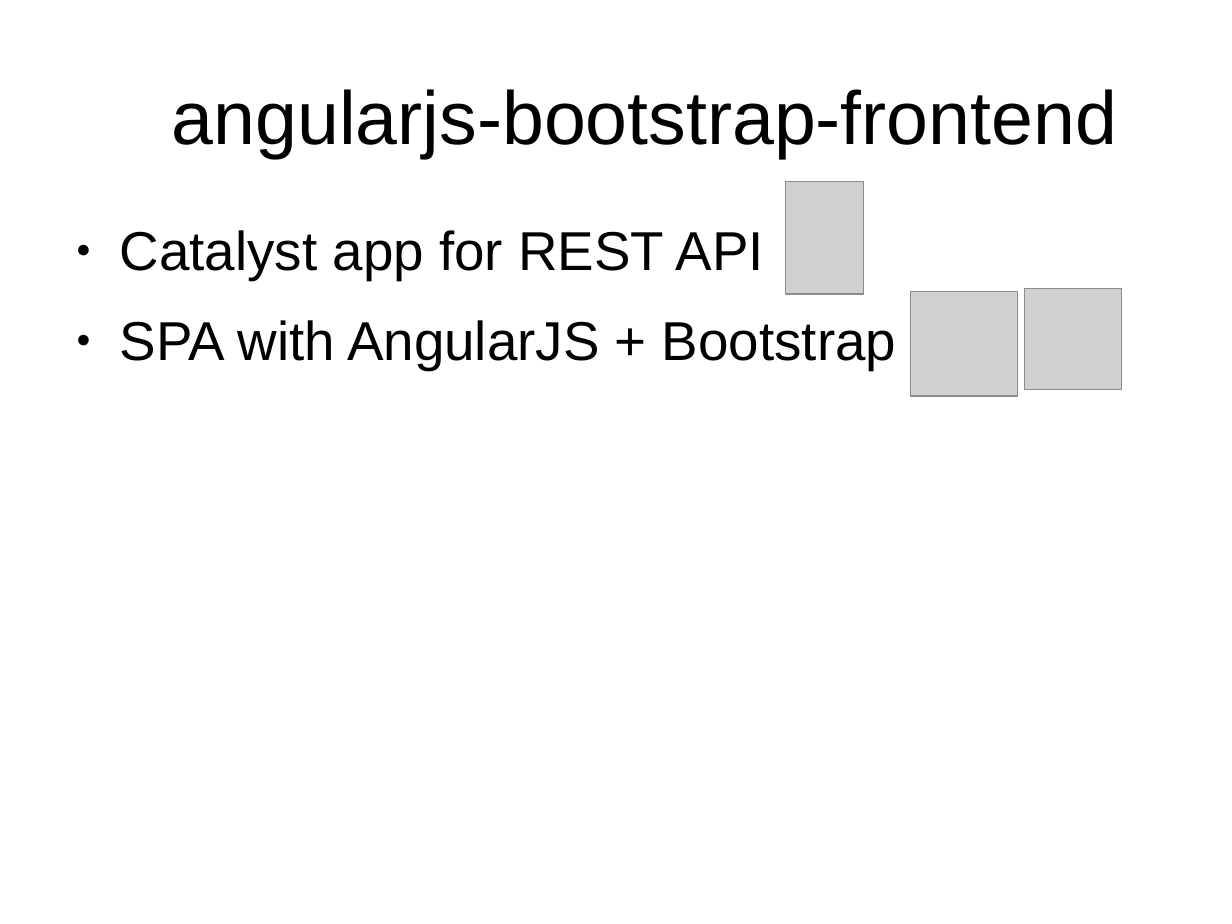
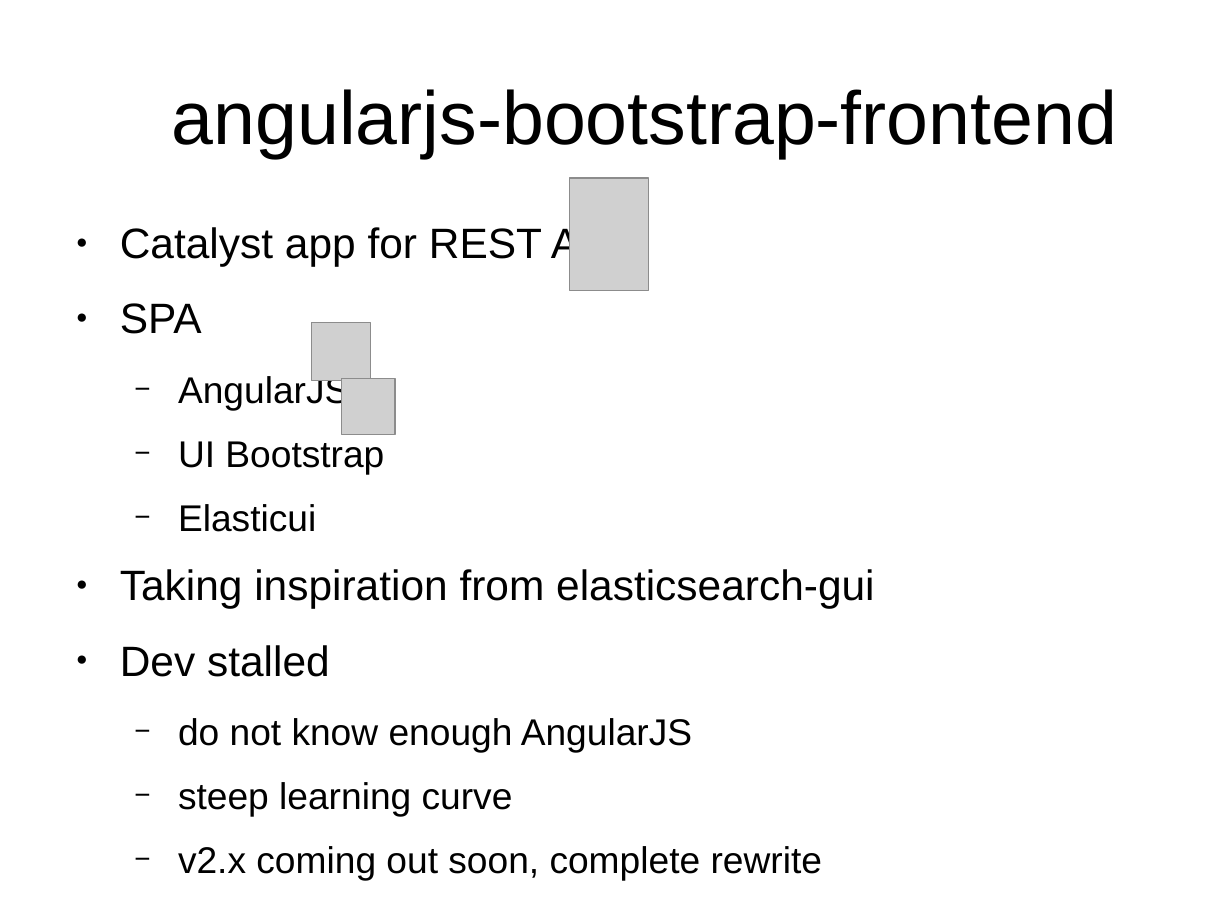
Before and after one commit to Ensembl/trackhub-registry, a slide deck: slide 24 of docs/code_review_07-05-15/talk.odp. Drawn at 1232x924 pixels with LibreOffice and Linux fonts; fonts in the diff are those of the drawing; grey boxes stand for pictures; background and template pictures are left out. Boxes give left, top, right and bottom in pixels: in the first picture for what was removed or moved away, otherwise in the second. Text is boxed around its words. In the diff, an @@ line names an element or a change of style, - is before the commit and + after.

Commit message:
Discuss the angularjs front-end repo.

```diff
--- a/docs/code_review_07-05-15/talk.odp
+++ b/docs/code_review_07-05-15/talk.odp
@@ picture: place and size @@
-picture at [785,181,864,293]
+picture at [569,179,648,291]
@@ text at [120,224,619,266]: size 32 to 24.8 pt in "Catalyst app for REST API" @@
@@ text at [120,303,874,880]: text changed; size 32 to 21.7 pt @@
-● SPA with AngularJS + Bootstrap
+● SPA
+  − AngularJS
+  − UI Bootstrap
+  − Elasticui
+● Taking inspiration from elasticsearch-gui
+● Dev stalled
+  − do not know enough AngularJS
+  − steep learning curve
+  − v2.x coming out soon, complete rewrite
@@ picture: place and size @@
-picture at [910,292,1018,397]
+picture at [312,323,371,381]
@@ picture: place and size @@
-picture at [1025,288,1122,389]
+picture at [341,378,394,434]
```
